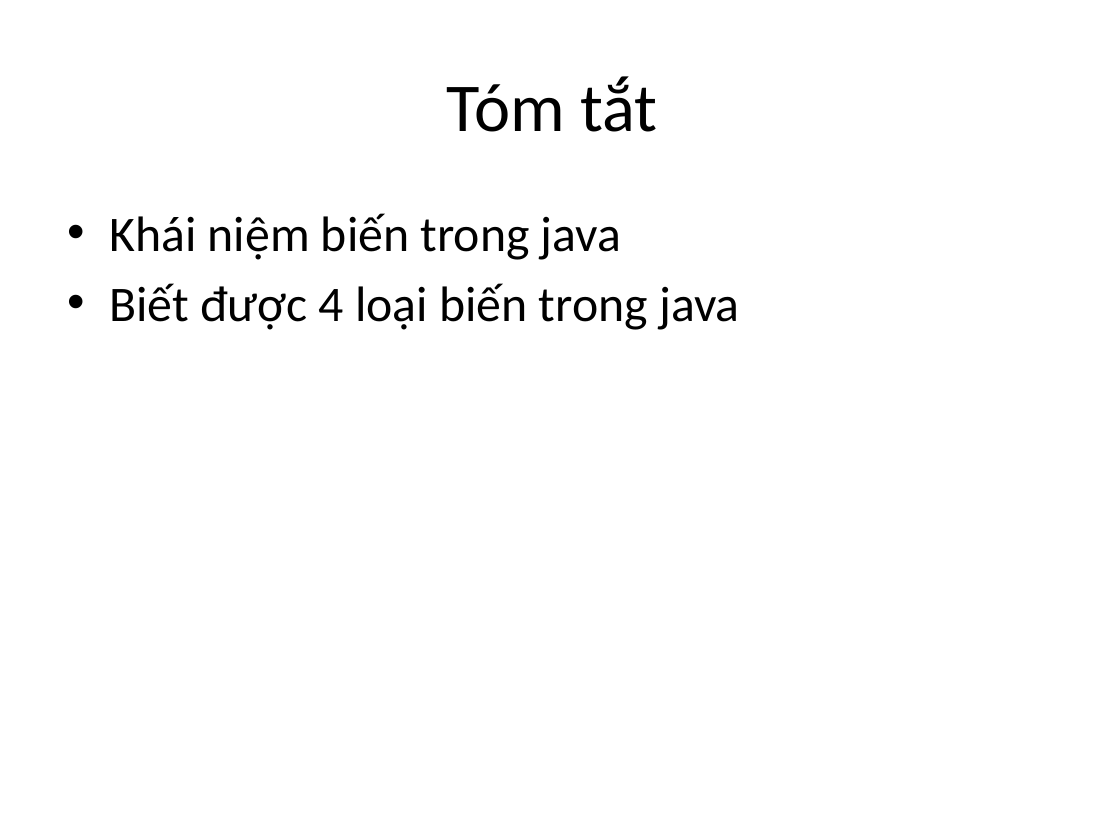
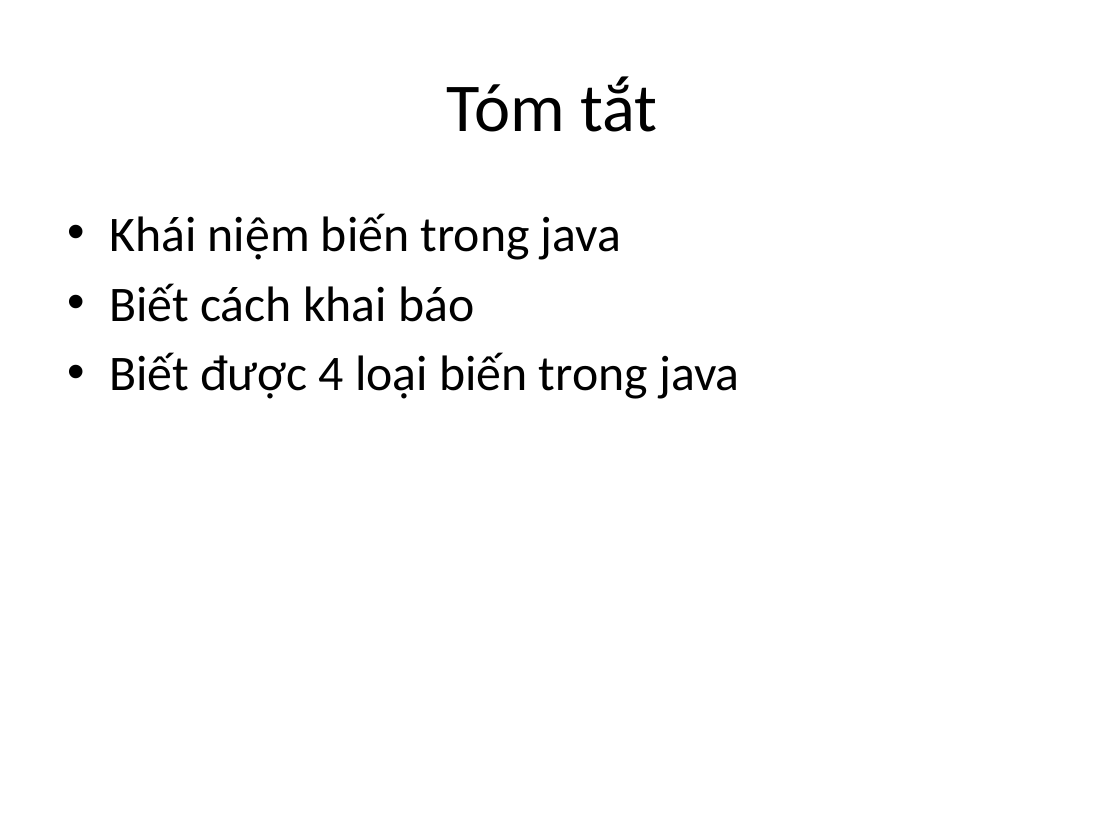
Before and after one commit to phithanh97cs/T3H, a slide deck: slide 16 of 3. Back-end/1. JavaCore/3.Biến trong Java.pptx (slide 13 before the commit). Drawn at 1120x840 pixels with LibreOffice and Linux fonts; fonts in the diff are those of the drawing. Boxes give left, top, right and bottom in pixels: in the first picture for what was removed or moved away, otherwise in the second. Text is boxed around its words. In the diff, an @@ line names an element or a change of style, - is before the commit and + after.

```diff
--- a/3. Back-end/1. JavaCore/3.Biến trong Java.pptx
+++ b/3. Back-end/1. JavaCore/3.Biến trong Java.pptx
@@ text at (109, 283, 474, 322): paragraph added @@
+• Biết cách khai báo
```
Also in this commit, not shown: 1 other slide changed, 3 slides added, 2 other files.
